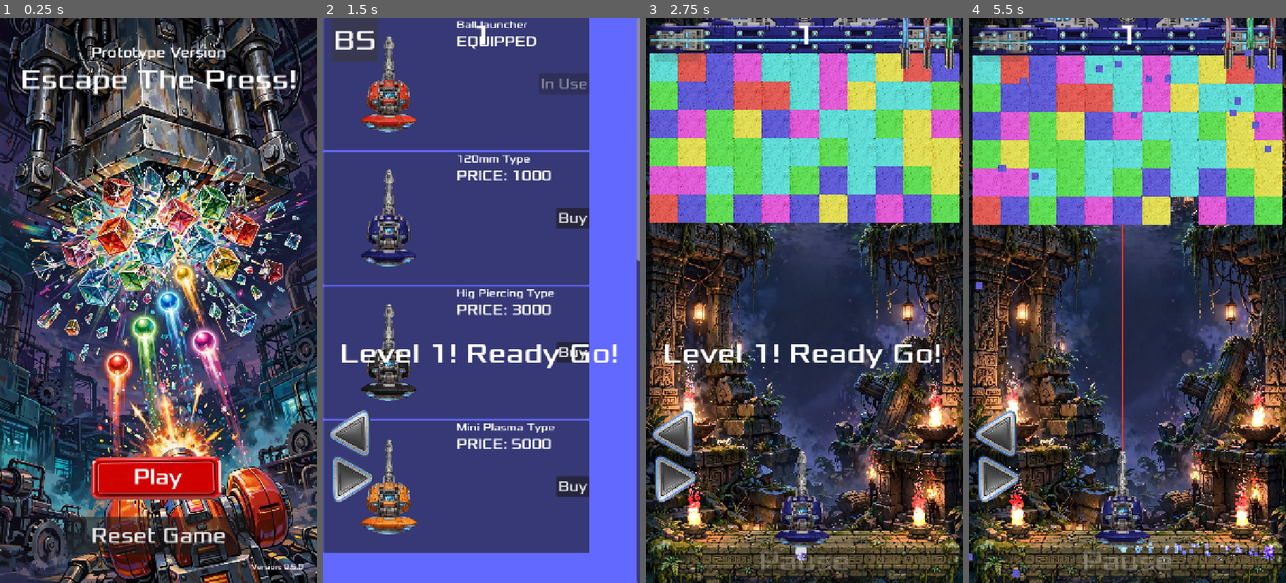
Above: before the commit, frames 1-4 (left to right).
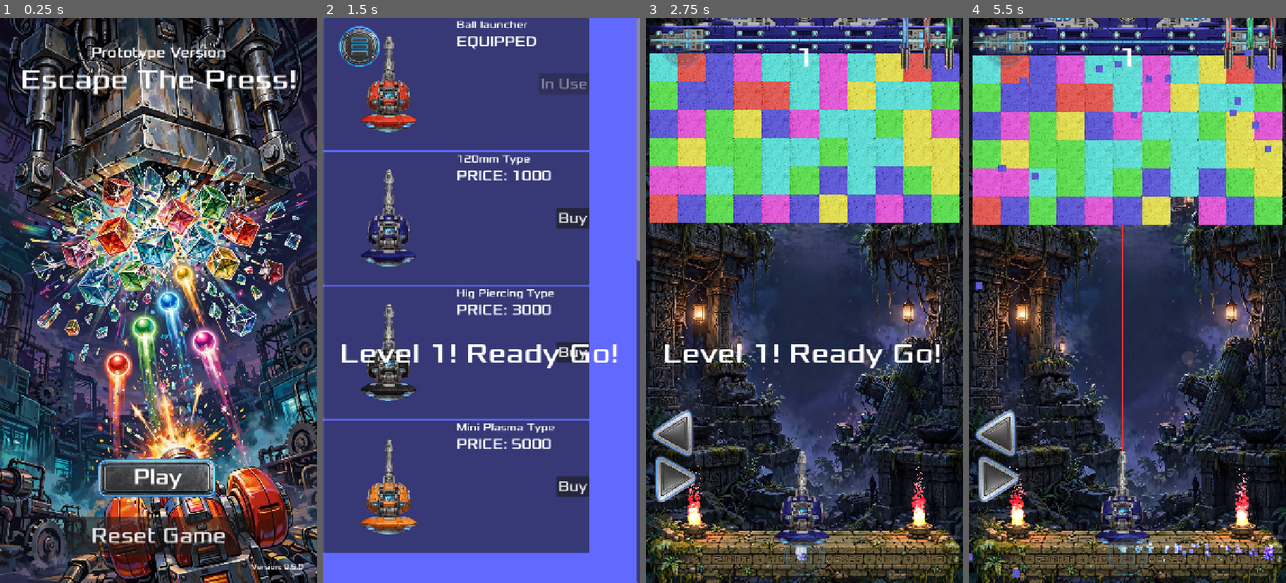
Above: after the commit, the same moments.

Repository: JamesElison/Escape_The_Press
Game: Godot game, scene res://core/scenes/set_elements/main_menu.tscn
Two runs of this game, one before a commit and one after it. Both use one fixed random seed, a clock stepped at 60 frames per second and the inputs below. Sound files missing from this copy of the repository are replaced by a short silence.
Inputs (mouse positions are in pixels of both pictures, inside the frame that each line leads up to; where the layout moved, square brackets give the same spot in the first picture):
- Up to frame 1 (0.25 s): no input
- Up to frame 2 (1.5 s): click "Play" at 0.5 s; click (361, 46) [354, 40] at 1.25 s
- Up to frame 3 (2.75 s): click "Buy" at 2 s
- Up to frame 4 (5.5 s): click (1127, 554) [1127, 560] at 2.75 s; click (1127, 554) [1127, 560] at 3.5 s; move the mouse to (1197, 272) at 4.27 s; hold D (right) 4.28-5 s; click (1197, 272) at 4.35 s; drag from (1064, 328) to (1124, 566) at 5.02 s

The runs differ from the first frame. In frame 1, 3.0% of the frame differs, in the area x 28-71%, y 77-86%; in frame 2, 2.5%; in frame 3, 18%; in frame 4, 18%, in the area x 0-100%, y 0-100%.

Commit message:
Version: 0.6.0

Diff:
--- /dev/null
+++ b/core/entities/effects/snow_fx.tscn
@@ -0,0 +1,21 @@
+[gd_scene format=3 uid="uid://duytgf6ioum0b"]
+
+[sub_resource type="ParticleProcessMaterial" id="ParticleProcessMaterial_kqjct"]
+particle_flag_disable_z = true
+emission_shape = 3
+emission_box_extents = Vector3(650, 10, 0)
+spread = 15.0
+initial_velocity_min = 30.0
+initial_velocity_max = 70.0
+gravity = Vector3(0, 2000, 0)
+scale_min = 4.0
+scale_max = 8.0
+turbulence_enabled = true
+turbulence_noise_strength = 4.0
+
+[node name="SnowFX" type="GPUParticles2D" unique_id=2105947159]
+amount = 300
+lifetime = 6.0
+preprocess = 4.0
+visibility_rect = Rect2(0, 0, 720, 1280)
+process_material = SubResource("ParticleProcessMaterial_kqjct")
--- a/core/scenes/levels/test_area.tscn
+++ b/core/scenes/levels/test_area.tscn
@@ -18,6 +18,7 @@
 [ext_resource type="PackedScene" uid="uid://b58llws2xmu6b" path="res://core/scenes/set_elements/body_shop.tscn" id="14_skvvx"]
 [ext_resource type="PackedScene" uid="uid://bt5kw3nc328a3" path="res://core/scenes/set_elements/turn_left_button.tscn" id="15_52uox"]
 [ext_resource type="PackedScene" uid="uid://ky17wl2bj1f1" path="res://core/scenes/set_elements/turn_right_button.tscn" id="16_ypx8k"]
+[ext_resource type="PackedScene" uid="uid://duytgf6ioum0b" path="res://core/entities/effects/snow_fx.tscn" id="19_qs8fi"]
 
 [sub_resource type="RectangleShape2D" id="RectangleShape2D_k6ly5"]
 size = Vector2(40, 1110)
@@ -86,6 +87,7 @@
 rotation = 4.712389
 
 [node name="FxCrystalPalace" type="Node2D" parent="." unique_id=1335308552]
+visible = false
 
 [node name="MiniFire" parent="FxCrystalPalace" unique_id=1267859165 instance=ExtResource("11_61cah")]
 position = Vector2(580, 1078)
@@ -97,6 +99,7 @@
 position = Vector2(77, 1067)
 
 [node name="FxAncientRuins" type="Node2D" parent="." unique_id=1733441824]
+visible = false
 
 [node name="AncientFire" parent="FxAncientRuins" unique_id=1379302115 instance=ExtResource("10_61cah")]
 position = Vector2(98, 900)
@@ -120,8 +123,9 @@
 anchor_left = 0.5
 anchor_right = 0.5
 offset_left = -45.5
+offset_top = 50.0
 offset_right = 45.5
-offset_bottom = 78.0
+offset_bottom = 128.0
 grow_horizontal = 2
 theme_override_fonts/font = ExtResource("11_nqyh5")
 theme_override_font_sizes/font_size = 64
@@ -145,7 +149,7 @@
 horizontal_alignment = 1
 vertical_alignment = 1
 
-[node name="BodyShopButton" parent="LevelCanvasLayer" unique_id=575916918 node_paths=PackedStringArray("body_shop_ui", "pause_button") instance=ExtResource("13_jyd58")]
+[node name="BodyShopButton" parent="LevelCanvasLayer" unique_id=575916918 node_paths=PackedStringArray("body_shop_ui", "pause_button", "turn_left_button", "turn_right_button", "level_label") instance=ExtResource("13_jyd58")]
 process_mode = 3
 offset_left = 19.0
 offset_right = 126.0
@@ -154,6 +158,9 @@
 size_flags_vertical = 4
 body_shop_ui = NodePath("../BodyShop")
 pause_button = NodePath("../PauseButton")
+turn_left_button = NodePath("../TurnLeftButton")
+turn_right_button = NodePath("../TurnRightButton")
+level_label = NodePath("../LevelLabel")
 
 [node name="PauseButton" parent="LevelCanvasLayer" unique_id=126329662 instance=ExtResource("11_2xyph")]
 anchors_preset = 7
@@ -161,9 +168,9 @@
 anchor_top = 1.0
 anchor_right = 0.5
 anchor_bottom = 1.0
-offset_left = -150.0
-offset_top = -100.0
-offset_right = 150.0
+offset_left = -64.0
+offset_top = -128.0
+offset_right = 64.0
 offset_bottom = 0.0
 grow_horizontal = 2
 grow_vertical = 0
@@ -194,5 +201,7 @@
 
 [node name="MessageTimer" type="Timer" parent="." unique_id=1222788902]
 
+[node name="SnowFX" parent="." unique_id=2105947159 instance=ExtResource("19_qs8fi")]
+
 [connection signal="timeout" from="LevelStartTimer" to="." method="_on_level_start_timer_timeout"]
 [connection signal="timeout" from="MessageTimer" to="." method="_on_message_timer_timeout"]
--- a/core/scenes/set_elements/body_shop_button.tscn
+++ b/core/scenes/set_elements/body_shop_button.tscn
@@ -1,15 +1,12 @@
 [gd_scene format=3 uid="uid://7aa4wwaqc1dy"]
 
-[ext_resource type="FontFile" uid="uid://dnnkj3n1uuckt" path="res://core/assets/fonts/Xolonium-Regular.ttf" id="1_t33e7"]
+[ext_resource type="Texture2D" uid="uid://dlxtjj6nhvpaj" path="res://core/assets/HUD/menu_button.png" id="1_t33e7"]
 [ext_resource type="Script" uid="uid://dcpof4hhju170" path="res://core/scripts/body_shop_button.gd" id="1_xdgk7"]
 
-[node name="BodyShopButton" type="Button" unique_id=575916918]
-offset_right = 183.0
-offset_bottom = 164.0
-theme_override_fonts/font = ExtResource("1_t33e7")
-theme_override_font_sizes/font_size = 64
-text = "BS
-"
+[node name="BodyShopButton" type="TextureButton" unique_id=1078595600]
+offset_right = 128.0
+offset_bottom = 128.0
+texture_normal = ExtResource("1_t33e7")
 script = ExtResource("1_xdgk7")
 
 [connection signal="pressed" from="." to="." method="_on_pressed"]
--- a/core/scenes/set_elements/pause_button.tscn
+++ b/core/scenes/set_elements/pause_button.tscn
@@ -1,15 +1,17 @@
 [gd_scene format=3 uid="uid://ca6xso0mr3bqf"]
 
-[ext_resource type="FontFile" uid="uid://dnnkj3n1uuckt" path="res://core/assets/fonts/Xolonium-Regular.ttf" id="1_cll7k"]
 [ext_resource type="Script" uid="uid://chd8h2cvm5pqg" path="res://core/scripts/pause_button.gd" id="1_egecy"]
+[ext_resource type="Texture2D" uid="uid://b1kkxjtlwtlmh" path="res://core/assets/HUD/pause_button.png" id="1_lj1y0"]
+[ext_resource type="Texture2D" uid="uid://dih4lksjs2fcv" path="res://core/assets/HUD/play_button.png" id="2_8xjvc"]
 
-[node name="PauseButton" type="Button" unique_id=126329662 groups=["pause_button"]]
+[node name="PauseButton" type="TextureButton" unique_id=1351419067 groups=["pause_button"]]
 process_mode = 3
-offset_right = 300.0
-offset_bottom = 100.0
-theme_override_fonts/font = ExtResource("1_cll7k")
-theme_override_font_sizes/font_size = 64
-text = "Pause"
+offset_right = 128.0
+offset_bottom = 128.0
+texture_normal = ExtResource("1_lj1y0")
+texture_pressed = ExtResource("2_8xjvc")
 script = ExtResource("1_egecy")
+pause_texture = ExtResource("1_lj1y0")
+play_texture = ExtResource("2_8xjvc")
 
 [connection signal="pressed" from="." to="." method="_on_pressed"]
--- a/core/scenes/set_elements/turn_left_button.tscn
+++ b/core/scenes/set_elements/turn_left_button.tscn
@@ -1,6 +1,7 @@
 [gd_scene format=3 uid="uid://bt5kw3nc328a3"]
 
 [ext_resource type="Texture2D" uid="uid://cg44bnl3q5777" path="res://core/assets/HUD/left_button.png" id="1_de8ga"]
+[ext_resource type="Texture2D" uid="uid://0am01y34y1vn" path="res://core/assets/HUD/left_buton2.png" id="2_6pvlo"]
 [ext_resource type="Script" uid="uid://ccu6yms54tonk" path="res://core/scripts/turn_left_button.gd" id="2_de8ga"]
 [ext_resource type="AudioStream" uid="uid://cac3b31gll0kf" path="res://core/assets/sounds/fx/mechanicalclamp_spin.wav" id="3_no2t1"]
 
@@ -8,6 +9,7 @@
 offset_right = 86.0
 offset_bottom = 86.0
 texture_normal = ExtResource("1_de8ga")
+texture_pressed = ExtResource("2_6pvlo")
 script = ExtResource("2_de8ga")
 
 [node name="SpinSound" type="AudioStreamPlayer" parent="." unique_id=1550673459]
--- a/core/scenes/set_elements/turn_right_button.tscn
+++ b/core/scenes/set_elements/turn_right_button.tscn
@@ -2,12 +2,14 @@
 
 [ext_resource type="Texture2D" uid="uid://10sd8us8wiqm" path="res://core/assets/HUD/right_button.png" id="1_nbwrb"]
 [ext_resource type="Script" uid="uid://c65wtc8cdn484" path="res://core/scripts/turn_right_button.gd" id="2_nbwrb"]
+[ext_resource type="Texture2D" uid="uid://chxfe7pf2i371" path="res://core/assets/HUD/right_button2.png" id="2_t2s82"]
 [ext_resource type="AudioStream" uid="uid://cac3b31gll0kf" path="res://core/assets/sounds/fx/mechanicalclamp_spin.wav" id="3_16rdf"]
 
 [node name="TurnRightButton" type="TextureButton" unique_id=305350989]
 offset_right = 86.0
 offset_bottom = 86.0
 texture_normal = ExtResource("1_nbwrb")
+texture_pressed = ExtResource("2_t2s82")
 script = ExtResource("2_nbwrb")
 
 [node name="SpinSound" type="AudioStreamPlayer" parent="." unique_id=417376036]
--- a/core/scripts/body_shop_button.gd
+++ b/core/scripts/body_shop_button.gd
@@ -1,7 +1,10 @@
-extends Button
+extends TextureButton
 
 @export var body_shop_ui: Control
 @export var pause_button: Control
+@export var turn_left_button: Control
+@export var turn_right_button: Control
+@export var level_label: Control
 
 const ALPHA_MUTED: float = 70.0 / 255.0
 const ALPHA_FULL: float = 1.0
@@ -25,6 +28,12 @@
 	self_modulate.a = ALPHA_FULL
 	if pause_button:
 		pause_button.visible = false
+	if turn_left_button:
+		turn_left_button.visible = false
+	if turn_right_button:
+		turn_right_button.visible = false
+	if level_label:
+		level_label.visible = false
 
 func _on_shop_closed() -> void:
 	self_modulate.a = ALPHA_MUTED
@@ -33,3 +42,9 @@
 		# Sincroniza o texto e opacidade do PauseButton com a árvore de cena
 		if pause_button.has_method("sync_state"):
 			pause_button.sync_state()
+	if turn_left_button:
+		turn_left_button.visible = true
+	if turn_right_button:
+		turn_right_button.visible = true
+	if level_label:
+		level_label.visible = true
--- a/core/scripts/hud.gd
+++ b/core/scripts/hud.gd
@@ -30,6 +30,7 @@
 
 	# 3. Dá tempo do motor renderizar o frame com a textura trocada antes de trocar a cena
 	await get_tree().process_frame
+	await get_tree().process_frame
 
 	GameManager.load_game_data()
 	get_tree().change_scene_to_file("res://core/scenes/levels/test_area.tscn")
--- a/core/scripts/level.gd
+++ b/core/scripts/level.gd
@@ -1,19 +1,21 @@
 extends Node2D
 
+@onready var background_sprite = $LevelBackground/BackGround # Adicione um nó Sprite2D no fundo do cenário
 @onready var level_music = $LevelMusic
 @onready var level_game_over_sound = $LevelGameOverSound
 @onready var level_victory_music = $LevelVictoryMusic
 @onready var level_start_timer = $LevelStartTimer
 @onready var press = $Press
 @onready var player = $Player
-@onready var fx1 = $FxCrystalPalace
+#@onready var fx1 = $FxCrystalPalace
 @onready var fx2 = $FxAncientRuins
 @onready var message_label = $LevelCanvasLayer/MessageLabel
 @onready var level_label = $LevelCanvasLayer/LevelLabel # Referência ao Label que exibe o número do nível
 @onready var body_shop_button = $LevelCanvasLayer/BodyShopButton
 @onready var pause_button = $LevelCanvasLayer/PauseButton
 @onready var message_timer = $MessageTimer
-@onready var background_sprite = $LevelBackground/BackGround # Adicione um nó Sprite2D no fundo do cenário
+@onready var snow_fx = $SnowFX
+
 
 var level_cleared: bool = false
 var is_game_over: bool = false
@@ -77,19 +79,25 @@
 		var active_theme_id = theme.theme_id
 
 		# 1. Efeitos do Tema Crystal Palace ("Standart")
-		if is_instance_valid(fx1):
-			var is_standart = (active_theme_id == "Standart" or active_theme_id == "piercing")
-			fx1.visible = is_standart
-			_toggle_particles(fx1, is_standart)
+		#if is_instance_valid(fx1):
+			#var is_standart = (active_theme_id == "Standart" or active_theme_id == "piercing")
+			#fx1.visible = is_standart
+			#_toggle_particles(fx1, is_standart)
 
 		# 2. Efeitos do Tema Ancient Ruins ("120mm")
-		if is_instance_valid(fx2):
-			var is_ancient = (active_theme_id == "120mm" or active_theme_id == "ancient_ruins")
-			fx2.visible = is_ancient
-			_toggle_particles(fx2, is_ancient)
+		#if is_instance_valid(fx2):
+			#var is_ancient = (active_theme_id == "120mm" or active_theme_id == "ancient_ruins")
+			#fx2.visible = is_ancient
+			#_toggle_particles(fx2, is_ancient)
 
-		# Nota: Se criar nós $FxHeavyMetal (piercing) ou $FxSubZero (mini_plasma) na cena,
-		# basta adicionar a mesma verificação apontando para o id correto.
+		# 3. Efeitos do Tema Sub Zero / Gelo ("mini_plasma")
+		if is_instance_valid(snow_fx):
+			var is_sub_zero = (active_theme_id == "mini_plasma")
+			snow_fx.visible = is_sub_zero
+			if snow_fx is GPUParticles2D or snow_fx is CPUParticles2D:
+				snow_fx.emitting = is_sub_zero
+			else:
+				_toggle_particles(snow_fx, is_sub_zero)
 
 func _toggle_particles(parent_node: Node, enable: bool) -> void:
 	for child in parent_node.get_children():
--- a/core/scripts/pause_button.gd
+++ b/core/scripts/pause_button.gd
@@ -1,4 +1,7 @@
-extends Button
+extends TextureButton
+
+@export var pause_texture: Texture2D
+@export var play_texture: Texture2D
 
 const ALPHA_MUTED: float = 70.0 / 255.0  # ~0.27 (despausado)
 const ALPHA_FULL: float = 1.0            # 1.0 (pausado)
@@ -13,14 +16,16 @@
 	get_tree().paused = next_pause_state
 	set_paused_state(next_pause_state)
 
-## Atualiza visualmente o botão (texto e transparência) com base no estado desejado
+## Atualiza visualmente o botão (textura e transparência) com base no estado desejado
 func set_paused_state(is_pausing: bool) -> void:
 	if is_pausing:
 		self_modulate.a = ALPHA_FULL
-		text = "Play"
+		if play_texture:
+			texture_normal = play_texture
 	else:
 		self_modulate.a = ALPHA_MUTED
-		text = "Pause"
+		if pause_texture:
+			texture_normal = pause_texture
 
 ## Força o botão a sincronizar seu visual diretamente com o estado real de pausa da árvore (get_tree().paused)
 func sync_state() -> void:
--- a/core/scripts/player.gd
+++ b/core/scripts/player.gd
@@ -55,7 +55,7 @@
 			_on_top_color_changed(charger.get_top_ball_color())
 
 	update_launcher_sprite()
-	update_jets_visibility()
+	#update_jets_visibility()
 
 # --- MÉTODOS DE ROTAÇÃO SUAVE ---
 func rotate_left(delta: float) -> void:
@@ -206,7 +206,7 @@
 	move_and_slide()
 
 	# Atualiza a visibilidade dos jatos propulsores baseando-se no movimento real
-	update_jets_visibility()
+	#update_jets_visibility()
 
 	# Garante que o player fique dentro dos limites da tela
 	global_position.x = clamp(global_position.x, 0.0, screen_size.x)
@@ -219,12 +219,12 @@
 		if not Input.is_mouse_button_pressed(MOUSE_BUTTON_LEFT):
 			processing_shoot()
 
-func update_jets_visibility() -> void:
-	if is_instance_valid(player_jet_right):
-		player_jet_right.visible = (velocity.x > 5.0)
-
-	if is_instance_valid(player_jet_left):
-		player_jet_left.visible = (velocity.x < -5.0)
+#func update_jets_visibility() -> void:
+	#if is_instance_valid(player_jet_right):
+		#player_jet_right.visible = (velocity.x > 5.0)
+#
+	#if is_instance_valid(player_jet_left):
+		#player_jet_left.visible = (velocity.x < -5.0)
 
 func processing_shoot():
 	if player_ball_shoot:
Binary file added: core/assets/HUD/left_buton2.png
Not shown, added: core/assets/HUD/left_buton2.png.import
Binary file added: core/assets/HUD/menu_button.png
Not shown, added: core/assets/HUD/menu_button.png.import
Binary file added: core/assets/HUD/pause_button.png
Not shown, added: core/assets/HUD/pause_button.png.import
Binary file added: core/assets/HUD/play_button.png
Not shown, added: core/assets/HUD/play_button.png.import
Binary file added: core/assets/HUD/right_button2.png
Not shown, added: core/assets/HUD/right_button2.png.import
Binary file changed: core/assets/HUD/start_button_1.png
Binary file changed: core/assets/HUD/start_button_2.png
(and 6 more such lines)
